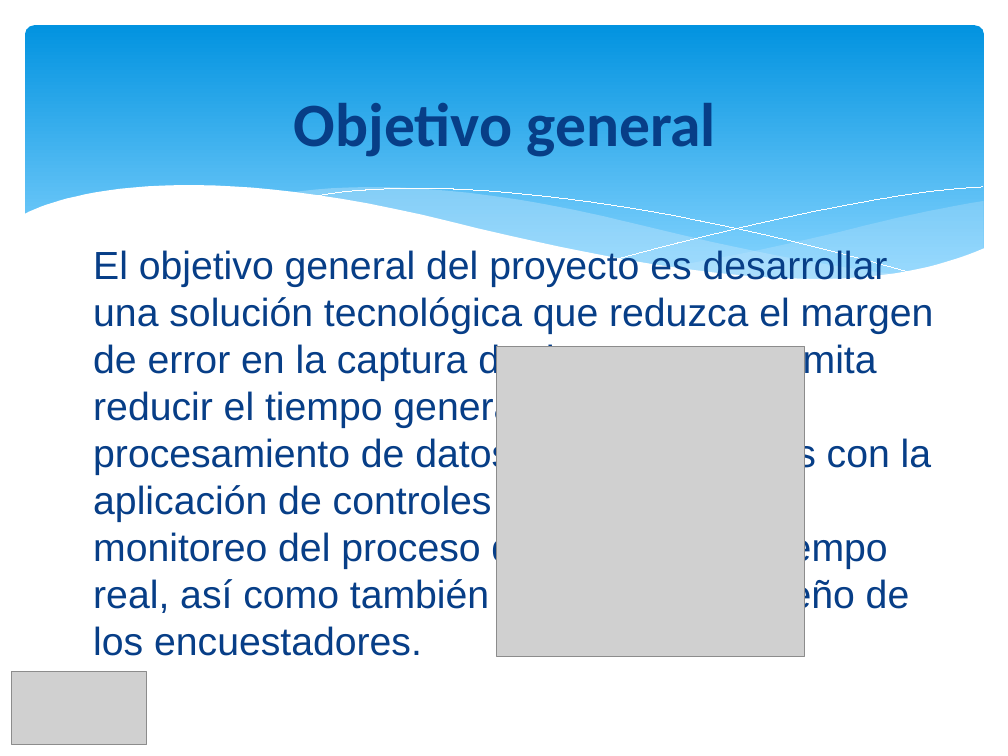
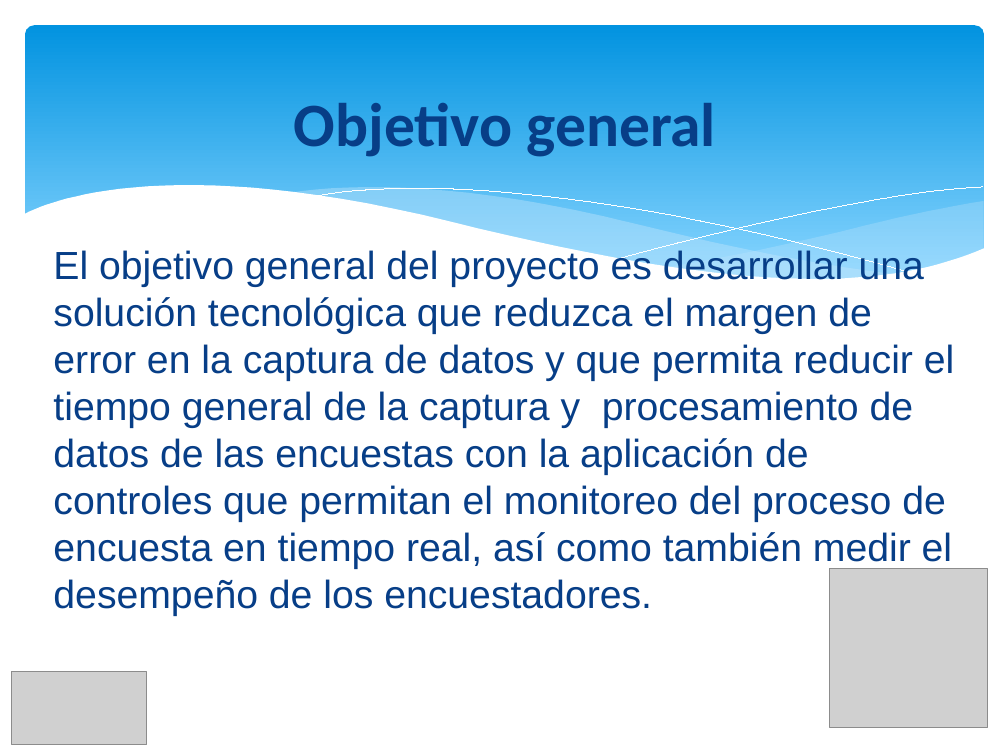
Before and after one commit to orlysemperfi/my-project-pi, a slide deck: slide 10 of PRESENTACION02/TRABAJO FINAL/PPT PI1 EFINAL.pptx. Drawn at 1008x756 pixels with LibreOffice and Linux fonts; fonts in the diff are those of the drawing; grey boxes stand for pictures. Boxes give left, top, right and bottom in pixels: in the first picture for what was removed or moved away, otherwise in the second. Text is boxed around its words. In the diff, an @@ line names an element or a change of style, - is before the commit and + after.

```diff
--- a/PRESENTACION02/TRABAJO FINAL/PPT PI1 EFINAL.pptx
+++ b/PRESENTACION02/TRABAJO FINAL/PPT PI1 EFINAL.pptx
@@ text "El objetivo general del proyecto ..." rewrapped from (93, 248, 934, 656) to (53, 248, 954, 616) @@
@@ picture: place and size @@
-picture at (496, 347, 804, 656)
+picture at (830, 569, 988, 727)
```
Also in this commit, not shown: 5 other slides changed, 1 slide removed.
